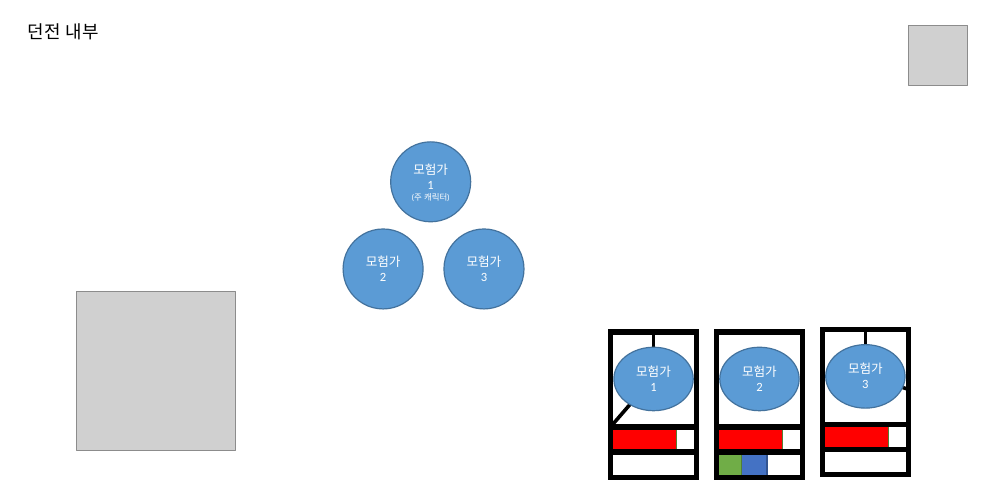
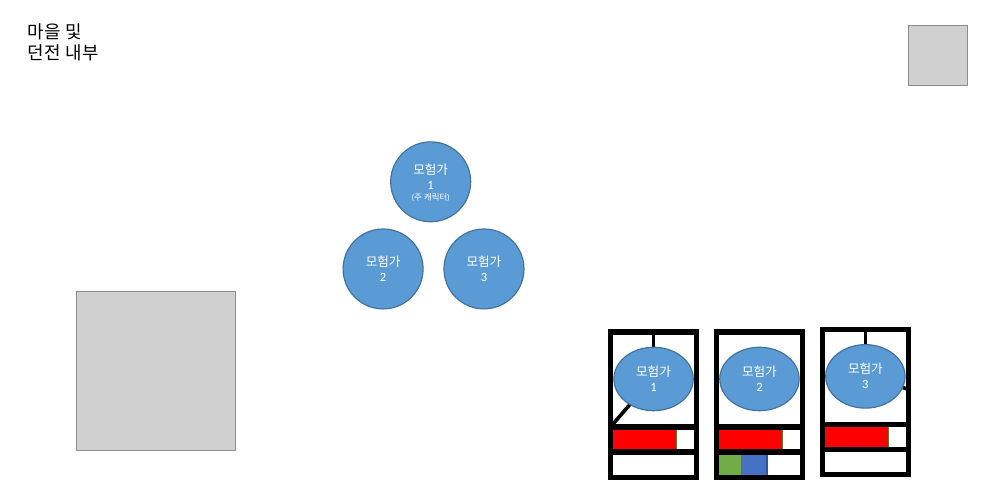
Before and after one commit to cgim971/DayDay_Project_1, a slide deck: slide 3 of 기획/기획서-ppt.pptx (slide 1 before the commit). Drawn at 1008x490 pixels with LibreOffice and Linux fonts; fonts in the diff are those of the drawing; grey boxes stand for pictures. Boxes give left, top, right and bottom in pixels: in the first picture for what was removed or moved away, otherwise in the second. Text is boxed around its words. In the diff, an @@ line names an element or a change of style, - is before the commit and + after.

```diff
--- a/기획/기획서-ppt.pptx
+++ b/기획/기획서-ppt.pptx
@@ text at (x1=28, y1=23, x2=99, y2=61): text changed @@
-던전 내부
+마을 및 던전 내부
```
Also in this commit, not shown: 1 other slide changed, 4 slides added, 1 other file.
